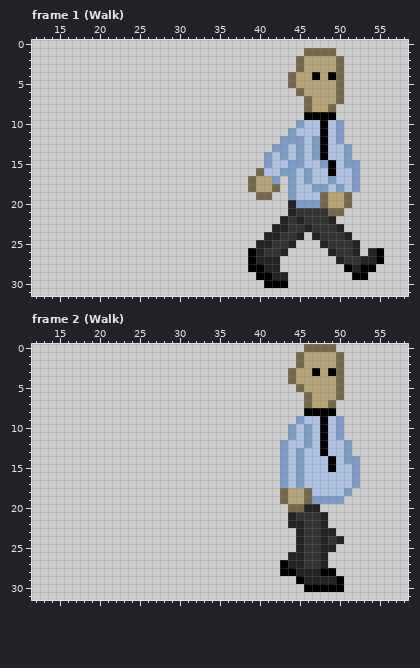
One commit to this pixel-art file: Assets/Artwork/DeathGuy.aseprite. The first picture shows the starting point.
64x32 pixels, 17 frames. Shown: frame 1 (Walk): x 12..58, y 0..31; frame 2 (Walk): x 12..58, y 0..31. The commit also changed other frames, which this record leaves out.
New version:
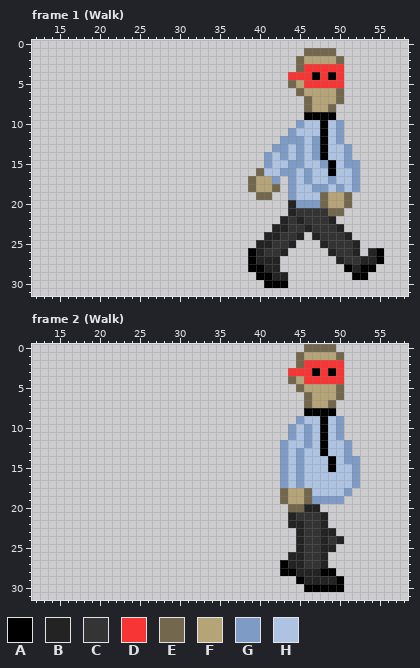
Palette (. is transparent): A #000000  B #232323  C #343434  D #f73535  E #73684d  F #b6a479  G #7e9bc5  H #aec3e2
What changed:
layer "Red Glasses" now shown
Frame 1 (Walk), layer "Red Glasses":
Colour E becomes colour D in row 3 at x 50; in row 4 at x 44 and 50; in row 5 at x 50.
Colour F becomes colour D in row 3 at x 46 to 49; in row 4 at x 45 to 46 and 48; in row 5 at x 46 to 49.
Frame 2 (Walk), layer "Red Glasses":
Colour E becomes colour D in row 2 at x 50; in row 3 at x 44 and 50; in row 4 at x 50.
Colour F becomes colour D in row 2 at x 46 to 49; in row 3 at x 45 to 46 and 48; in row 4 at x 46 to 49.
Pixel boxes of the changes (left, top, right, bottom) in both pictures:
changed: (288, 64, 344, 88)
changed: (288, 360, 344, 384)
